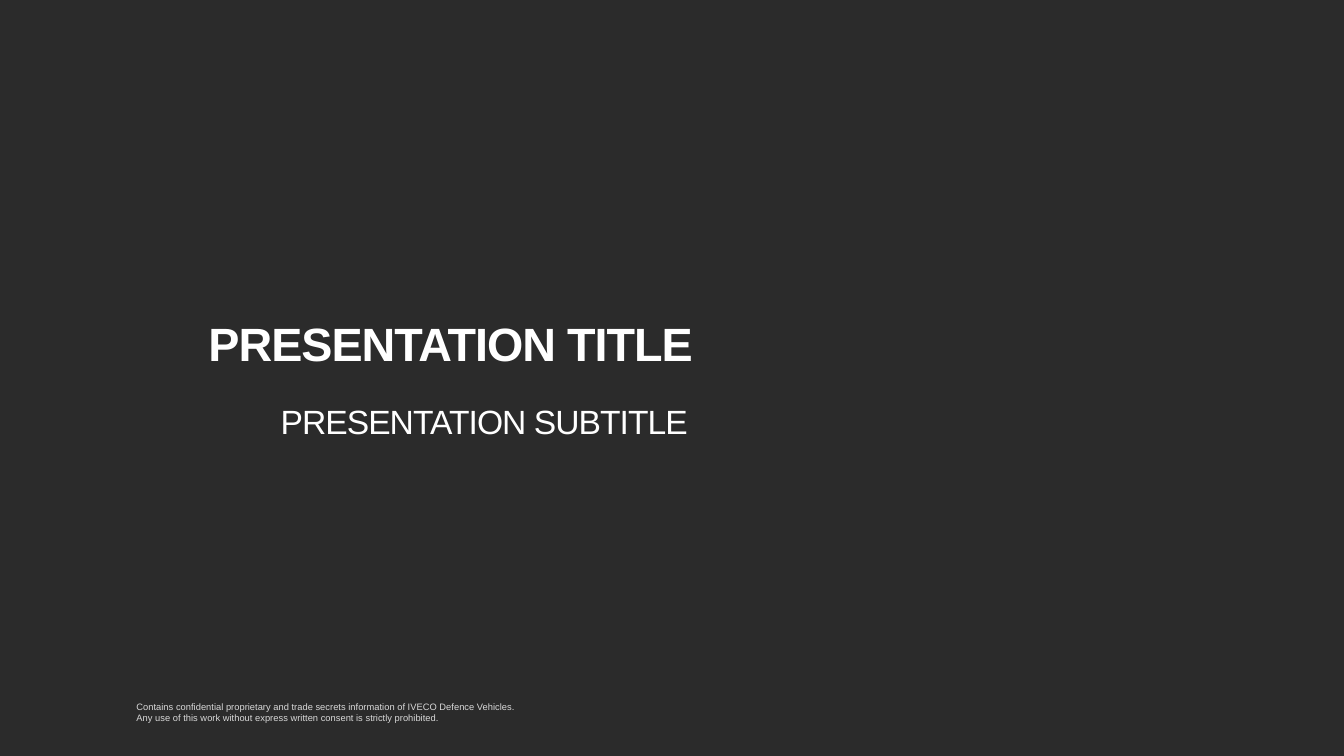
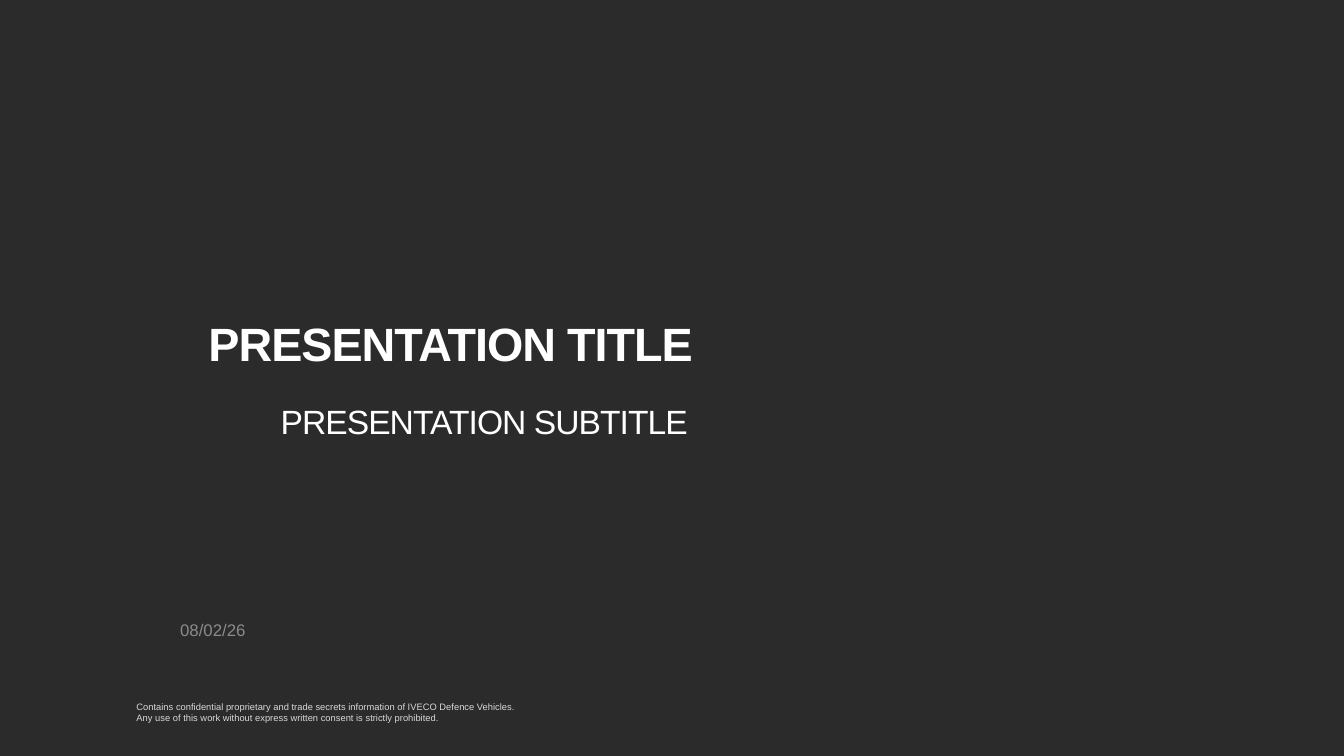
Before and after one commit to IDV-Share/quarto-presentation-templates, a slide deck: slide 1 of _extensions/IDV-Share/quarto-presentation-templates/reference/IDV-template.pptx. Drawn at 1344x756 pixels with LibreOffice and Linux fonts; fonts in the diff are those of the drawing; background and template pictures are left out; a plain dark background stands for a picture behind light text. Boxes give left, top, right and bottom in pixels: in the first picture for what was removed or moved away, otherwise in the second. Text is boxed around its words. In the diff, an @@ line names an element or a change of style, - is before the commit and + after.

```diff
--- a/_extensions/IDV-Share/quarto-presentation-templates/reference/IDV-template.pptx
+++ b/_extensions/IDV-Share/quarto-presentation-templates/reference/IDV-template.pptx
@@ text added at [180, 624, 245, 636], 9 pt, text #8C8C8C @@
+08/02/26
```
Also in this commit, not shown: 2 other slides changed, 1 other file.
